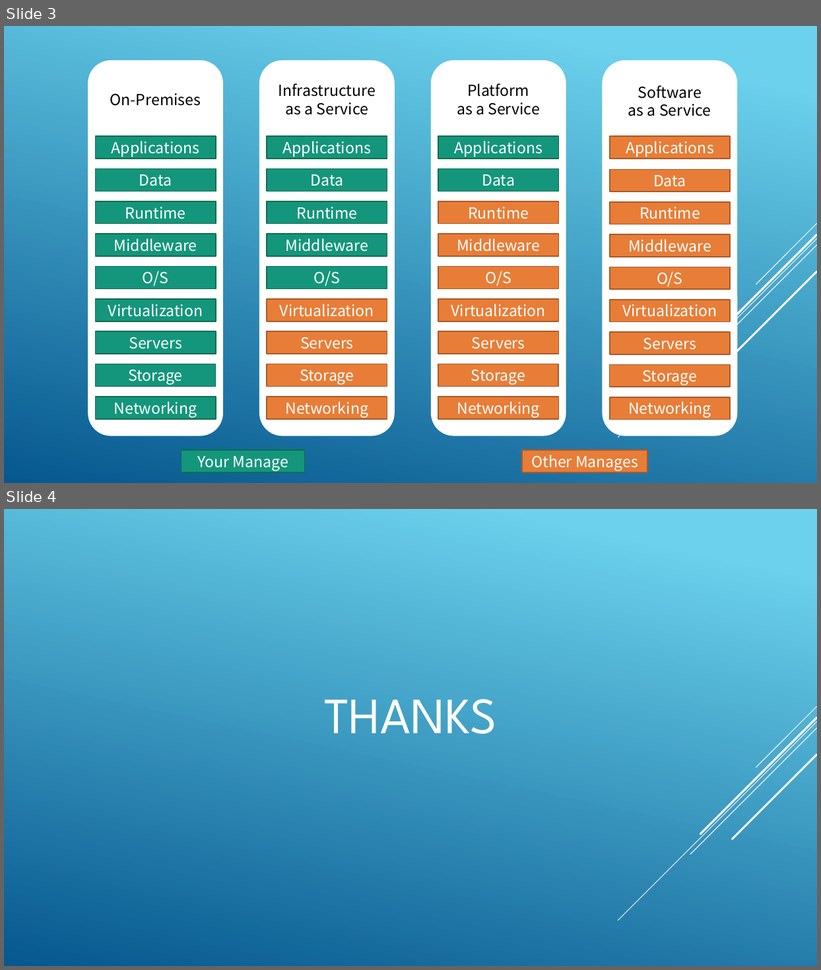
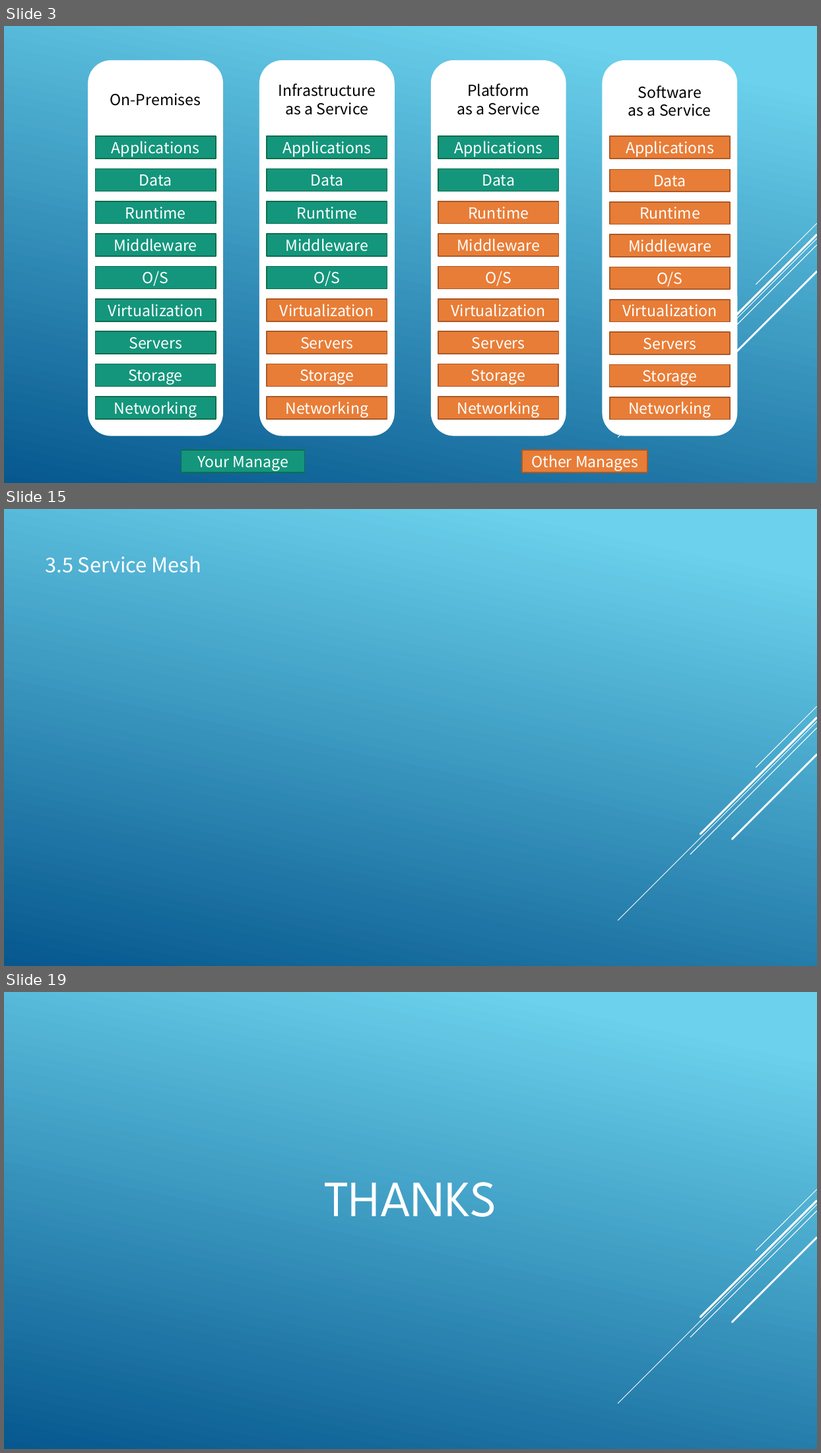
Before and after one commit to tank520/MyNote, a slide deck: 02 软件开发/04 框架/99 架构/云原生技术架构.pptx. Shown one above the other, each under a label of ours: slides 3 and 4 before the commit, slides 3, 15 and 19 after it; the slides between them are not shown. The pictures are 821x970 and 821x1453 pixels, drawn with LibreOffice and Linux fonts; fonts in the diff are those of the drawing. Boxes give left, top, right and bottom in pixels: in the first picture for what was removed or moved away, otherwise in the second. Text is boxed around its words. In the diff, an @@ line names an element or a change of style, - is before the commit and + after.

```diff
--- a/02 软件开发/04 框架/99 架构/云原生技术架构.pptx
+++ b/02 软件开发/04 框架/99 架构/云原生技术架构.pptx
@@ slide 15 added at (4,509,817,966), background gradient #6ED2EB to #06588E; not listed: 5 template elements that a slide beside it also shows @@
@@ text added at (45,556,201,573), 24 pt, text #FFFFFF @@
+3.5 Service Mesh
@@ what was slide 4 is now slide 19 @@
```
Also in this commit, not shown: 2 slides changed, 14 other slides added.
